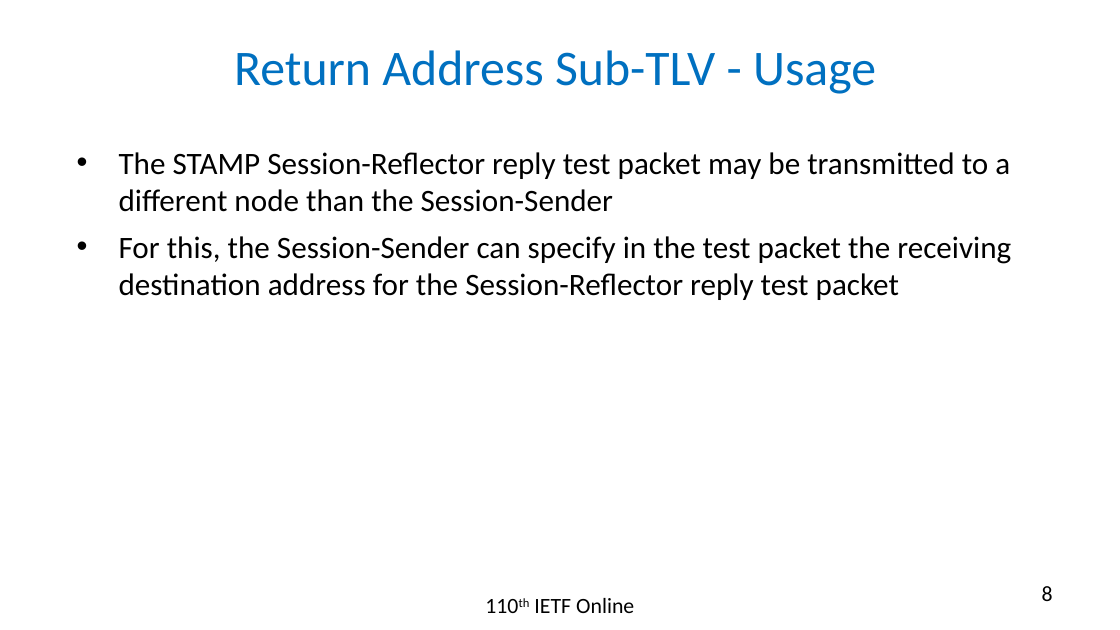
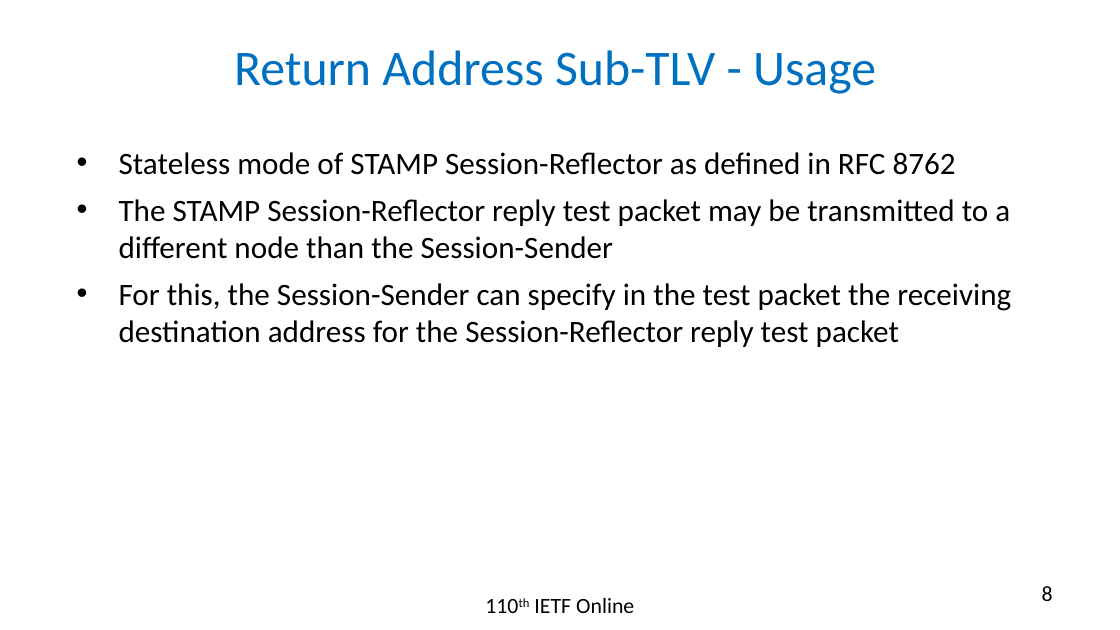
Before and after one commit to rakgandhi/ietf-slides, a slide deck: slide 8 of draft-gandhi-ippm-stamp-srpm-02.pptx. Drawn at 1120x630 pixels with LibreOffice and Linux fonts; fonts in the diff are those of the drawing. Boxes give left, top, right and bottom in pixels: in the first picture for what was removed or moved away, otherwise in the second. Text is boxed around its words. In the diff, an @@ line names an element or a change of style, - is before the commit and + after.

```diff
--- a/draft-gandhi-ippm-stamp-srpm-02.pptx
+++ b/draft-gandhi-ippm-stamp-srpm-02.pptx
@@ text at (x1=119, y1=152, x2=956, y2=175): paragraph added @@
+• Stateless mode of STAMP Session-Reflector as defined in RFC 8762
```
Also in this commit, not shown: 2 other slides changed, 1 other file.
